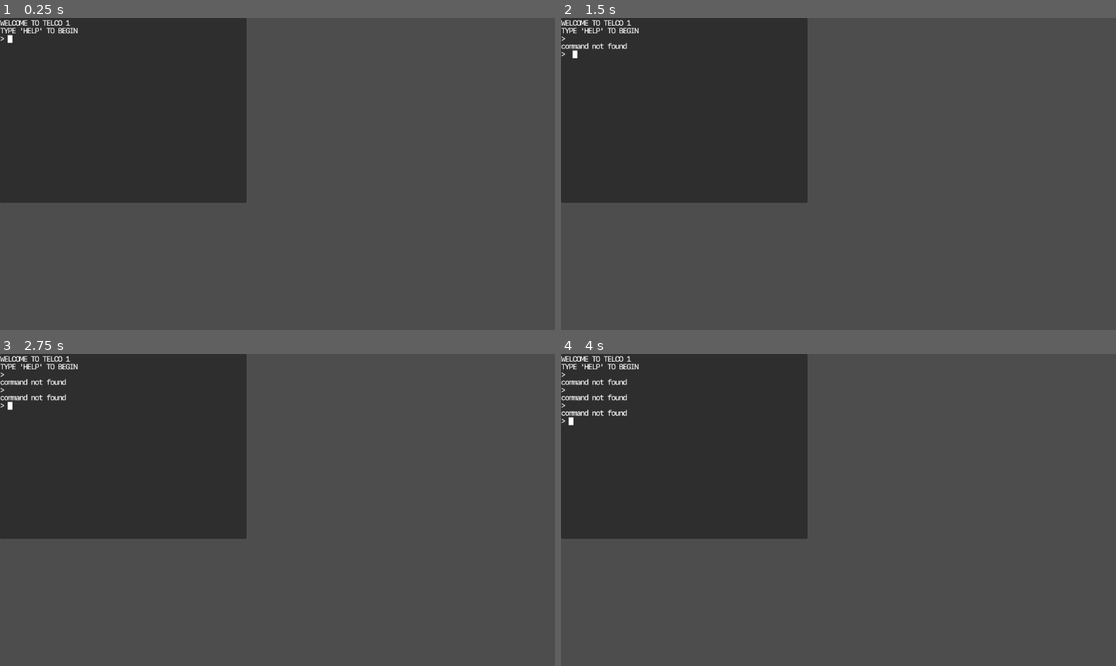
Above: before the commit, frames 1-4 (two rows, left to right).
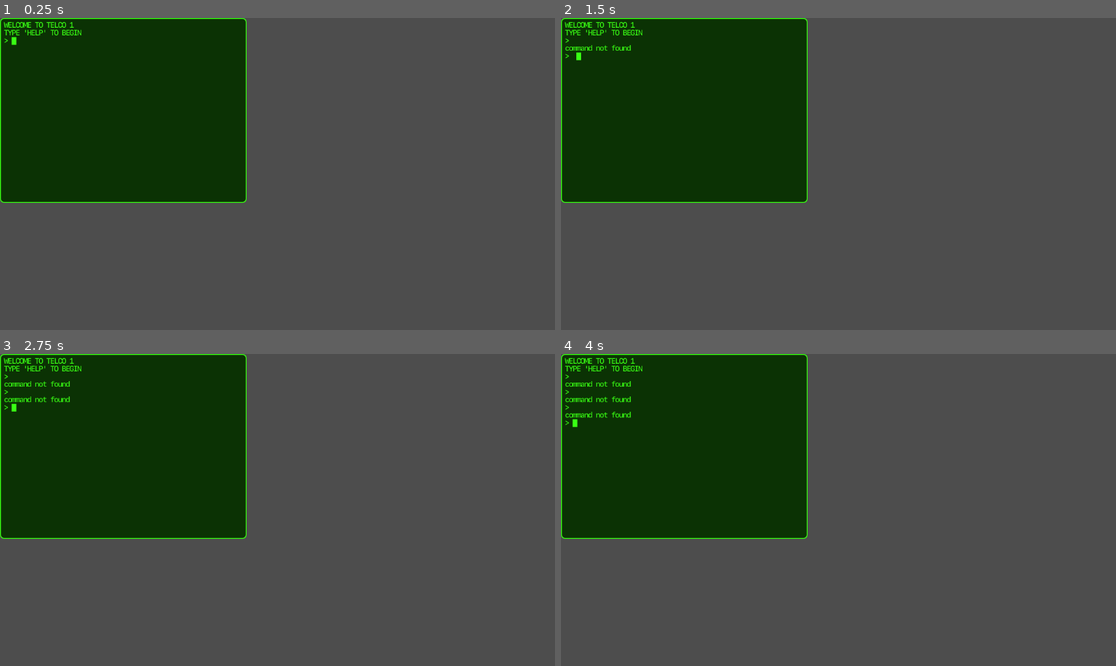
Above: after the commit, the same moments.

Repository: jwhenry28/GodotTerminal
Game: Godot game, scene res://terminal.tscn
Two runs of this game, one before a commit and one after it. Both use one fixed random seed, a clock stepped at 60 frames per second and the inputs below.
Inputs (mouse positions are in pixels of both pictures, inside the frame that each line leads up to):
- Up to frame 1 (0.25 s): no input
- Up to frame 2 (1.5 s): tap Enter at 0.5 s; move the mouse to (683, 111) at 0.52 s; click (683, 111) at 0.67 s; tap Space at 1.25 s; move the mouse to (727, 189) at 1.27 s; click (727, 189) at 1.42 s
- Up to frame 3 (2.75 s): tap Enter at 2 s; move the mouse to (333, 441) at 2.02 s; click (333, 441) at 2.17 s
- Up to frame 4 (4 s): tap Space at 2.75 s; move the mouse to (810, 572) at 2.77 s; click (810, 572) at 2.92 s; tap Enter at 3.5 s; move the mouse to (1005, 556) at 3.52 s; click (1005, 556) at 3.67 s

The runs differ from the first frame. In frame 1, 26% of the frame differs, in the area x 0-45%, y 0-60%; in frame 2, 26%; in frame 3, 26%; in frame 4, 26%.

Commit message:
Added themes

Diff:
--- a/terminal.gd
+++ b/terminal.gd
@@ -5,6 +5,11 @@
 const CURSOR: String = "█"
 
 var font: Font
+var _font_size: int
+var _color: Color
+@export var _text_border_size_x: int
+@export var _text_border_size_y: int
+
 var _buffer: Array
 var caps_lock_enabled: bool
 
@@ -16,8 +21,10 @@
 var _last_cmd_idx: int
 
 
-func _init() -> void:
-	font = preload("res://fonts/SFMonoMedium.otf")
+func _init(theme_name: String = "") -> void:
+	if theme_name != "":
+		theme = load(theme_name)
+	font = preload("res://fonts/SFMonoMedium.otf")# TODO - move this into constructor
 	_buffer = [ null ]
 	caps_lock_enabled = false
 	cursor_idx = 0
@@ -26,6 +33,9 @@
 	_last_cmd_idx = 0
 	_cmd_string = null
 
+	_font_size = 16 # TODO - move this into constructor
+	_color = Color8(57, 255, 20, 255) # TODO - move this into constructor
+
 # Called when the node enters the scene tree for the first time.
 func _ready() -> void:
 	grab_focus()
@@ -44,8 +54,8 @@
 	var x_limit = size.x - CHAR_WIDTH
 	var y_limit = size.y - CHAR_HEIGHT
 
-	const x_start = 0
-	const y_start = CHAR_HEIGHT
+	var x_start = _text_border_size_x
+	var y_start = CHAR_HEIGHT + _text_border_size_y
 	var char_pos = Vector2(x_start, y_start)
 	var char_row_count = int(size.x / CHAR_WIDTH)
 
@@ -56,17 +66,17 @@
 			var draw_key = key
 			if key == "\n":
 				draw_key = " "
-			draw_char(font, char_pos, draw_key)
+			draw_char(font, char_pos, draw_key, _font_size, _color)
 
 		if idx == cursor_idx:
 			print("draw: drawing cursor on [", key, "]")
-			draw_char(font, char_pos, CURSOR)
+			draw_char(font, char_pos, CURSOR, _font_size, _color)
 
 		char_pos.x += CHAR_WIDTH
 		idx += 1
 
 		if key == "\n" or char_pos.x >= x_limit:
-			char_pos.x = 0
+			char_pos.x = _text_border_size_x
 			char_pos.y += CHAR_HEIGHT
 
 
--- a/terminal.tres
+++ b/terminal.tres
@@ -1,3 +1,16 @@
-[gd_resource type="Theme" format=3 uid="uid://db7wj1rqac2lo"]
+[gd_resource type="Theme" load_steps=2 format=3 uid="uid://db7wj1rqac2lo"]
+
+[sub_resource type="StyleBoxFlat" id="StyleBoxFlat_ehx8k"]
+bg_color = Color(0.0431373, 0.196078, 0.0156863, 1)
+border_width_left = 2
+border_width_top = 2
+border_width_right = 2
+border_width_bottom = 2
+border_color = Color(0.223529, 1, 0.0784314, 1)
+corner_radius_top_left = 8
+corner_radius_top_right = 8
+corner_radius_bottom_right = 8
+corner_radius_bottom_left = 8
 
 [resource]
+Panel/styles/panel = SubResource("StyleBoxFlat_ehx8k")
--- a/terminal.tscn
+++ b/terminal.tscn
@@ -9,3 +9,5 @@
 focus_mode = 1
 theme = ExtResource("1_ndfty")
 script = ExtResource("1_dhhal")
+_text_border_size_x = 8
+_text_border_size_y = 4
